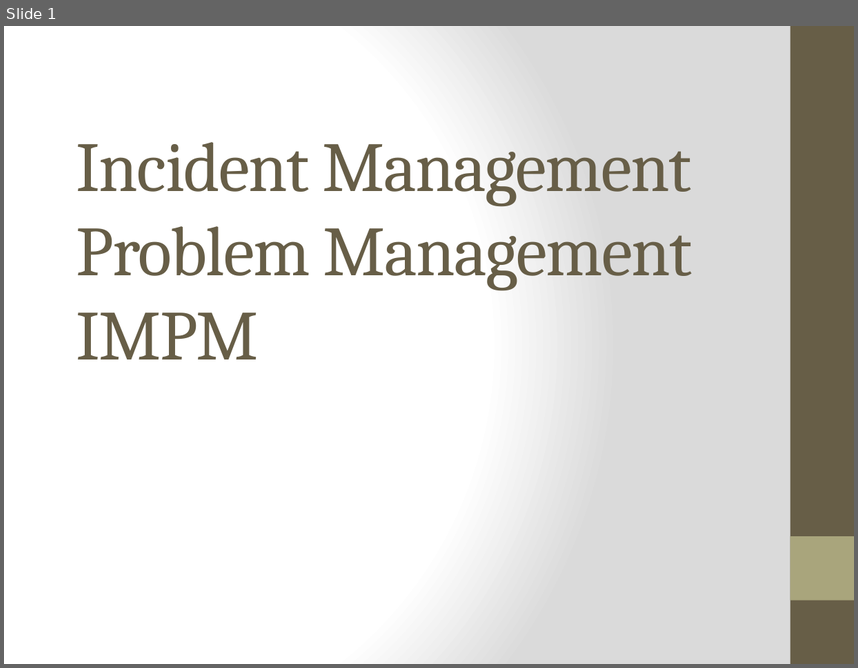
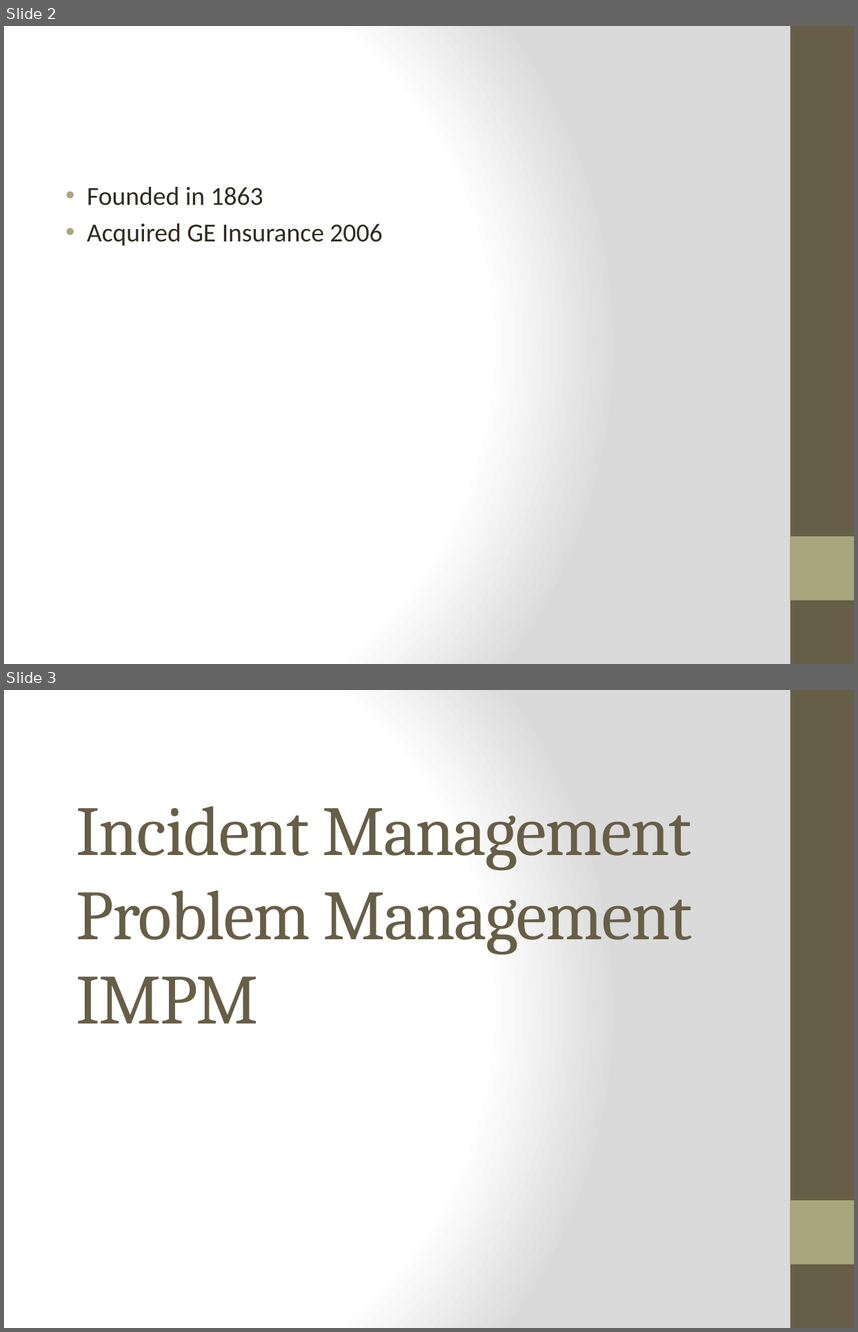
Before and after one commit to Group5LoanApplication/LAp, a slide deck: Incident Management.pptx. Shown one above the other, each under a label of ours: slide 1 before the commit, slides 2 and 3 after it. The pictures are 858x668 and 858x1332 pixels, drawn with LibreOffice and Linux fonts; fonts in the diff are those of the drawing. Boxes give left, top, right and bottom in pixels: in the first picture for what was removed or moved away, otherwise in the second. Text is boxed around its words. In the diff, an @@ line names an element or a change of style, - is before the commit and + after.

```diff
--- a/Incident Management.pptx
+++ b/Incident Management.pptx
@@ slide 2 added at <box>4,26,854,664</box>, background gradient #FFFFFF to #DADADA; not listed: 2 template elements that a slide beside it also shows @@
@@ text added at <box>87,187,382,245</box>, 22 pt, text #2F2B20 @@
+• Founded in 1863
+• Acquired GE Insurance 2006
@@ what was slide 1 is now slide 3 @@
```
Also in this commit, not shown: 9 slides changed, 5 other slides added, 4 slides removed.
